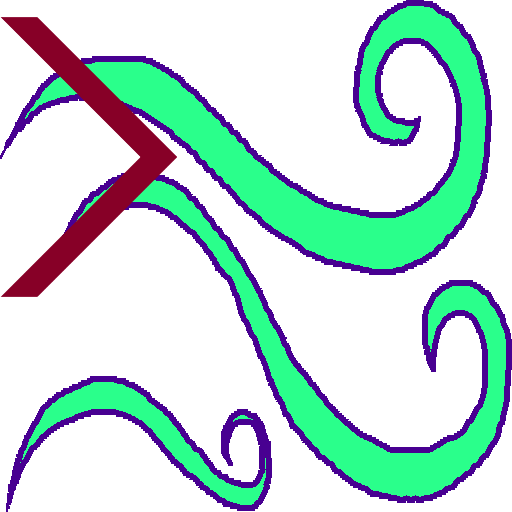
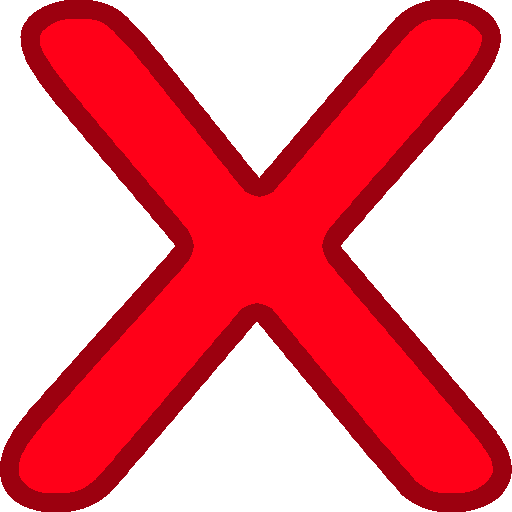
Layers edited between the first and the second w=512, h=512 image:
showed group "Markers" (3 layers) over [0, 0, 512, 512]
showed "Red" (1st of 2, in "Markers") over [0, 0, 512, 512]
hid group "Wind" (5 layers) over [0, 0, 512, 512]
